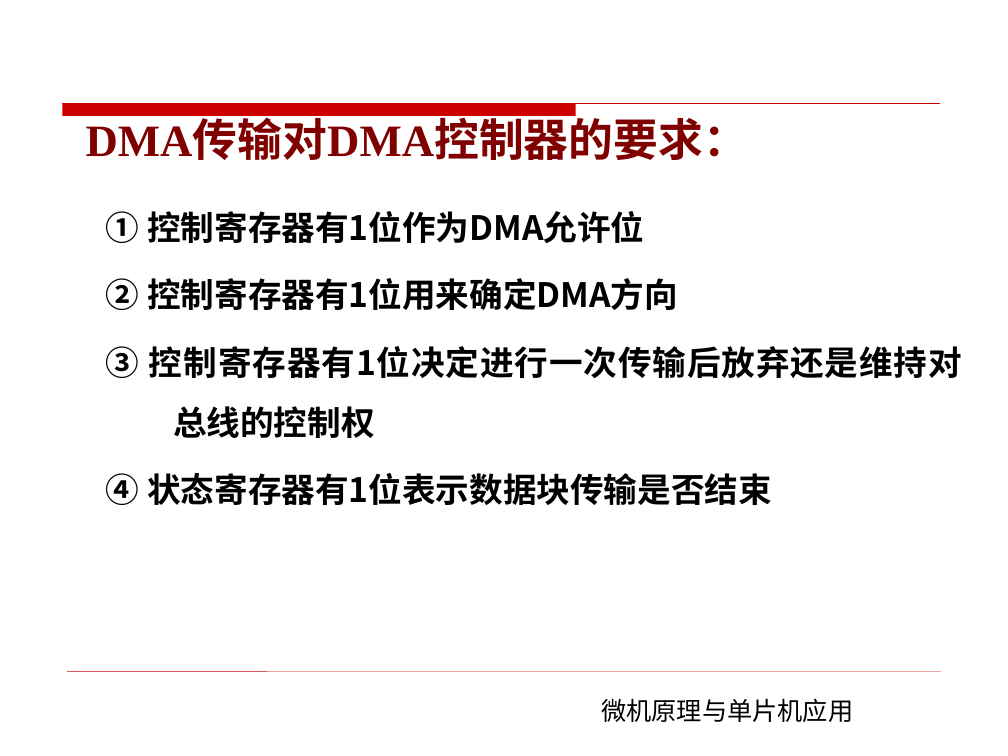
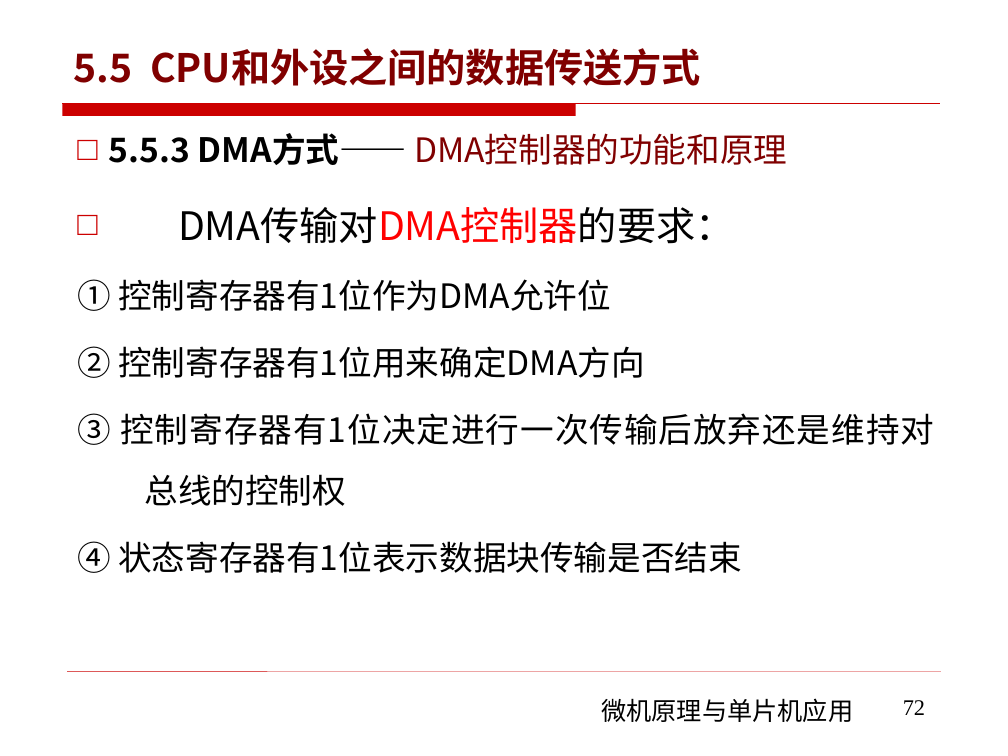
Before and after one commit to rshouc/Microcomputer, a slide deck: slide 72 of PPT/The Principle of Microcomputer/第五章 微机原理（微机和外设的数据传输) .pptx. Drawn at 1008x756 pixels with LibreOffice and Linux fonts; fonts in the diff are those of the drawing; background and template pictures are left out. Boxes give left, top, right and bottom in pixels: in the first picture for what was removed or moved away, otherwise in the second. Text is boxed around its words. In the diff, an @@ line names an element or a change of style, - is before the commit and + after.

```diff
--- a/PPT/The Principle of Microcomputer/第五章 微机原理（微机和外设的数据传输) .pptx
+++ b/PPT/The Principle of Microcomputer/第五章 微机原理（微机和外设的数据传输) .pptx
@@ title added at [73,48,701,86], 28 pt, text #800000, bold @@
+5.5 CPU和外设之间的数据传送方式
@@ text "5.5.3 DMA方式—— DMA控制器的功能和原理": place and size @@
-text "5.5.3 DMA方式—— DMA控制器的功能和原理" at [106,211,962,505]
+text "5.5.3 DMA方式—— DMA控制器的功能和原理" at [77,133,934,573]
@@ title removed at [86,122,748,160] @@
-DMA传输对DMA控制器的要求：
@@ text at [109,133,787,244]: paragraphs added @@
+□ 5.5.3 DMA方式—— DMA控制器的功能和原理
+□ DMA传输对DMA控制器的要求：
@@ page number added at [903,700,925,715], 16 pt, text #000000 @@
+72
```
Also in this commit, not shown: 16 other slides changed, 2 slides added, 1 slide removed.
